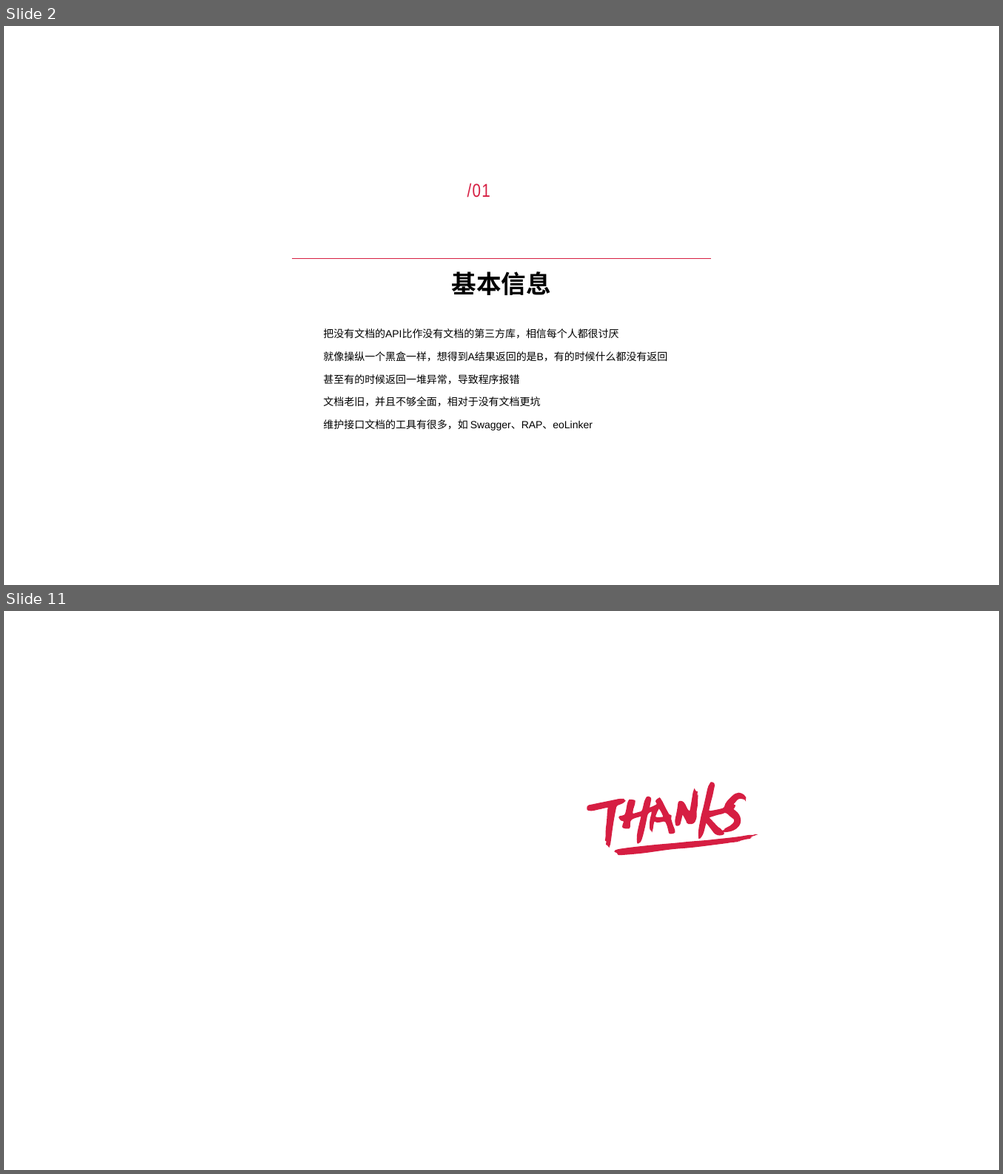
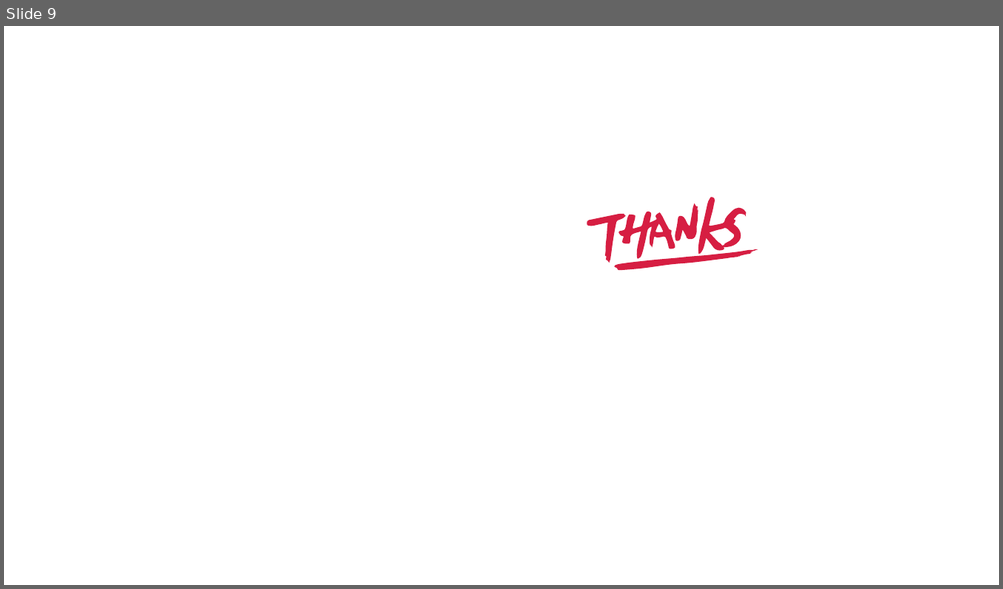
Before and after one commit to zyhahaha/note, a slide deck: share/个人简介.pptx. Shown one above the other, each under a label of ours: slides 2 and 11 before the commit, slide 9 after it; the slides between them are not shown. The pictures are 1003x1174 and 1003x589 pixels, drawn with LibreOffice and Linux fonts; fonts in the diff are those of the drawing; background and template pictures are left out. Boxes give left, top, right and bottom in pixels: in the first picture for what was removed or moved away, otherwise in the second. Text is boxed around its words. In the diff, an @@ line names an element or a change of style, - is before the commit and + after.

```diff
--- a/share/个人简介.pptx
+++ b/share/个人简介.pptx
@@ slide 2 removed at [4, 26, 999, 585], background #FFFFFF @@
@@ text removed at [467, 183, 490, 198] @@
-/01
@@ line removed from (292, 259) to (711, 259) @@
@@ title removed at [452, 272, 551, 295] @@
-基本信息
@@ text removed at [323, 329, 667, 431] @@
-把没有文档的API比作没有文档的第三方库，相信每个人都很讨厌
-就像操纵一个黑盒一样，想得到A结果返回的是B，有的时候什么都没有返回
-甚至有的时候返回一堆异常，导致程序报错
-文档老旧，并且不够全面，相对于没有文档更坑
-维护接口文档的工具有很多，如 Swagger、RAP、eoLinker
@@ what was slide 11 is now slide 9 @@
```
Also in this commit, not shown: 3 slides changed, 5 slides added, 6 other slides removed, 3 other files.
